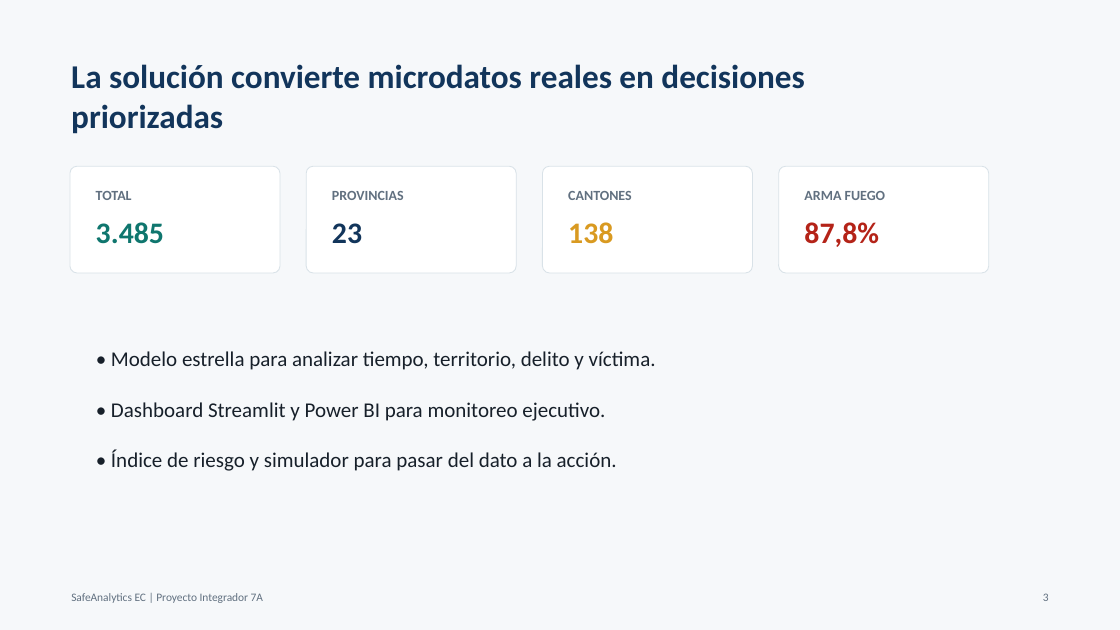
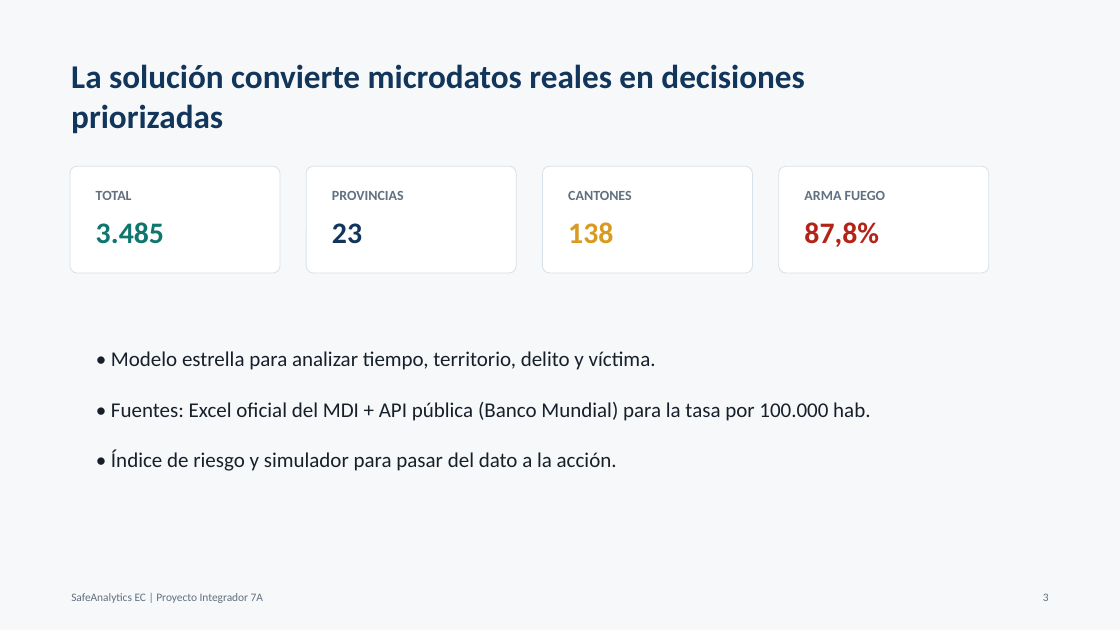
Before and after one commit to Walthergl66/PROYECTO-INTEGRADOR, a slide deck: slide 3 of informe/DEFENSA_SAFEANALYTICS_EC.pptx. Drawn at 1120x630 pixels with LibreOffice and Linux fonts; fonts in the diff are those of the drawing. Boxes give left, top, right and bottom in pixels: in the first picture for what was removed or moved away, otherwise in the second. Text is boxed around its words. In the diff, an @@ line names an element or a change of style, - is before the commit and + after.

Commit message:
Integrar API pública, dispersión/correlación, regresión con R² y actualizar documentación

```diff
--- a/informe/DEFENSA_SAFEANALYTICS_EC.pptx
+++ b/informe/DEFENSA_SAFEANALYTICS_EC.pptx
@@ text at [111, 402, 870, 421]: text changed @@
-• Dashboard Streamlit y Power BI para monitoreo ejecutivo.
+• Fuentes: Excel oficial del MDI + API pública (Banco Mundial) para la tasa por 100.000 hab.
```
Also in this commit, not shown: 4 other slides changed, 24 other files.
